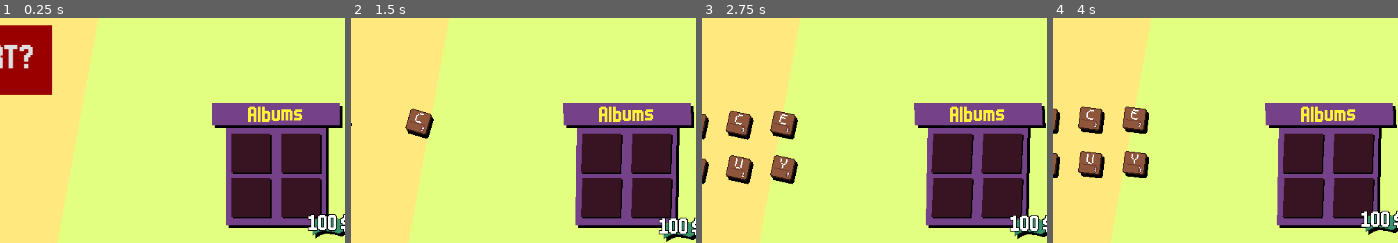
Above: before the commit, frames 1-4 (left to right).
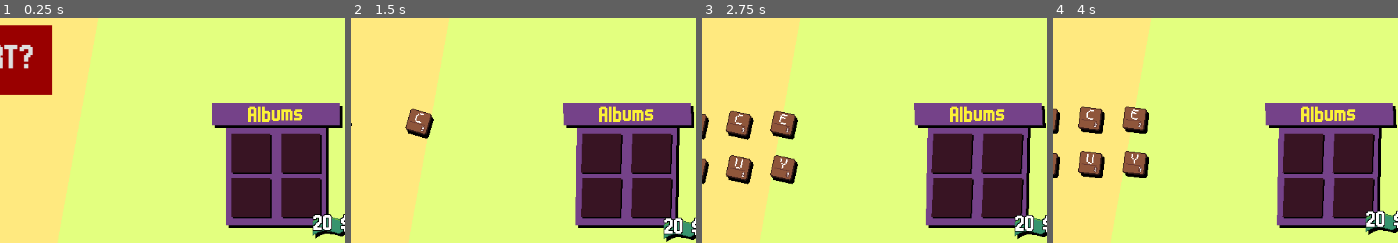
Above: after the commit, the same moments.

Repository: LiranDat/Spitandspell
Game: Godot game, scene res://scenes/main/main.tscn
The game is run twice, just before and just after one commit, with the same random seed, the same clock (stepped at 60 frames per second) and the same inputs.
Inputs (mouse positions are % of the whole screen's width and height, from its top left):
- Up to frame 1 (0.25 s): no input
- Up to frame 2 (1.5 s): click "START?" at 0.5 s; move the mouse to (11, 75) at 1.27 s; click (11, 75) at 1.42 s
- Up to frame 3 (2.75 s): move the mouse to (31, 78) at 2.02 s; click (31, 78) at 2.17 s
- Up to frame 4 (4 s): move the mouse to (57, 78) at 2.77 s; click (57, 78) at 2.92 s; move the mouse to (37, 77) at 3.52 s; click (37, 77) at 3.67 s
The pictures show only the part of the screen within x 45-95%, y 45-95%; the shares and areas given below are measured in that part.

The runs differ from the first frame. In frame 1, 0.5% of the frame differs, in the area x 88-98%, y 87-95%; in frame 2, 0.5%, in the area x 88-98%, y 88-97%; in frame 3, 0.5%; in frame 4, 0.5%.
Error in both runs: Invalid access of index '0' on a base object of type: 'PackedStringArray'. (res://scenes/lyrics/lyrics.gd:26)

Commit message:
Money correctly initializes and increases on sell

Diff:
--- a/album_case.gd
+++ b/album_case.gd
@@ -4,6 +4,9 @@
 const MAXSIZE = 4
 var full = false
 const positions = [Vector2(36,40),Vector2(108,40),Vector2(36,104),Vector2(108,104)]
+
+func _ready():
+	$Money.money = Globals.STARTINGMONEY
 
 func _process(delta: float) -> void:
 	$SignPolygon.skew = sin(time*.5)/100.0*2.0
@@ -55,8 +58,7 @@
 	pass
 
 func sellAlbum(album:Album):
-	if $Money.money > album.price:
-		$Money.money += album.price
+	$Money.money += album.price
 	removeAlbum(album)
 
 func removeAlbum(album : Album):
--- a/money.tscn
+++ b/money.tscn
@@ -28,7 +28,6 @@
 theme_override_fonts/normal_font = ExtResource("2_saf51")
 theme_override_font_sizes/normal_font_size = 32
 bbcode_enabled = true
-text = "100"
 fit_content = true
 scroll_active = false
 autowrap_mode = 0
